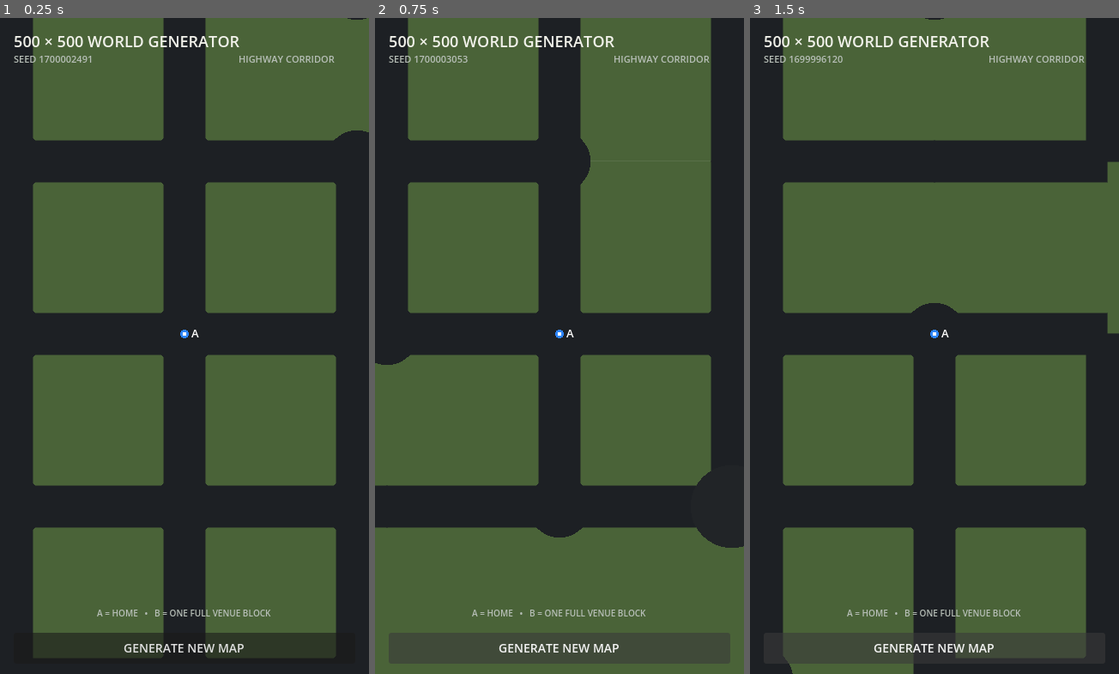
Above: before the commit, frames 1-3 (left to right).
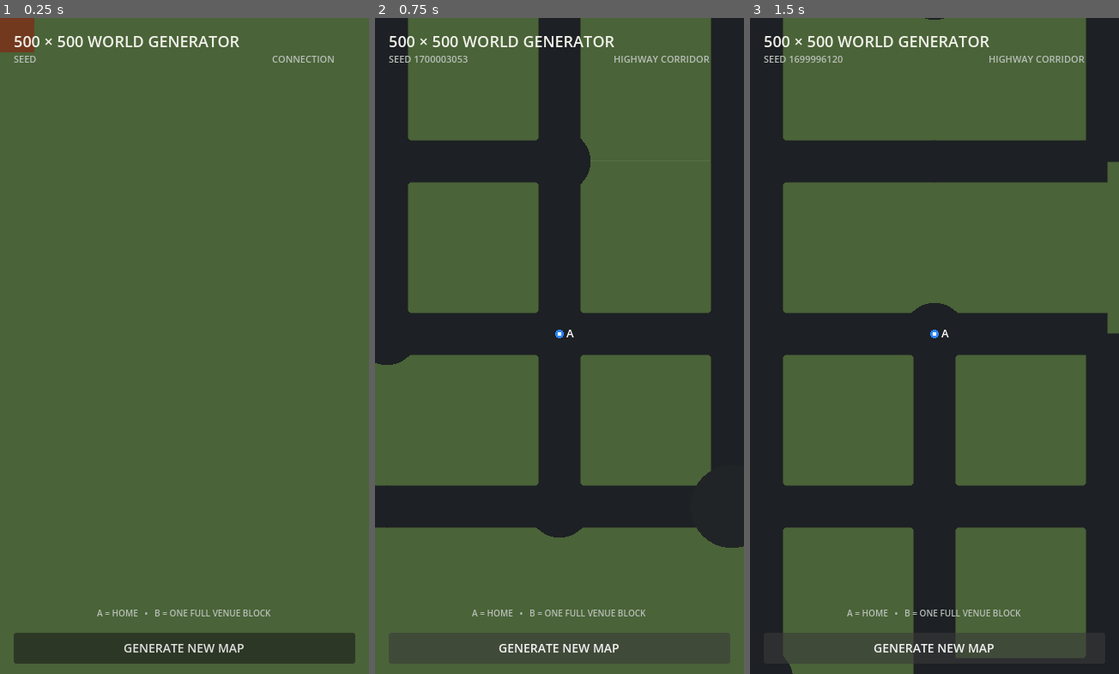
Above: after the commit, the same moments.

Repository: patrickcallahancomedy/comedian
Game: Godot game, scene res://scenes/drive/grid_world_prototype.tscn
The game is run twice, just before and just after one commit, with the same random seed, the same clock (stepped at 60 frames per second) and the same inputs. This scene is started directly instead of the project's main scene.
Inputs:
- Up to frame 1 (0.25 s): no input
- Up to frame 2 (0.75 s): click "GENERATE NEW MAP" at 0.5 s
- Up to frame 3 (1.5 s): click "GENERATE NEW MAP" at 1.25 s

The runs differ from the first frame. In frame 1, 44% of the frame differs, in the area x 0-100%, y 0-100%; in frame 2, nothing differs; in frame 3, nothing differs.
Error after the commit: Invalid access to property or key 'pressed' on a base object of type 'null instance'. (res://scripts/drive/grid_world_map.gd:40)

Commit message:
Add whole-map and zoom view toggle

Diff:
--- a/godot/scripts/drive/grid_world_map.gd
+++ b/godot/scripts/drive/grid_world_map.gd
@@ -26,14 +26,19 @@
 var actual_seed := 0
 var map_scale := 1.0
 var map_origin := Vector2.ZERO
+var show_whole_map := false
 
 @onready var seed_label: Label = $"../SeedLabel"
 @onready var mode_label: Label = $"../ModeLabel"
 @onready var new_map_button: Button = $"../NewMapButton"
+@onready var whole_map_button: Button = $"../SettingsBox/Layout/WholeMapButton"
+@onready var zoom_map_button: Button = $"../SettingsBox/Layout/ZoomMapButton"
 
 
 func _ready() -> void:
 	new_map_button.pressed.connect(_new_map)
+	whole_map_button.pressed.connect(_show_whole_map)
+	zoom_map_button.pressed.connect(_show_zoom_map)
 	resized.connect(_refresh_layout)
 	_generate()
 	call_deferred("_refresh_layout")
@@ -42,6 +47,16 @@
 func _new_map() -> void:
 	world_seed = 0
 	_generate()
+
+
+func _show_whole_map() -> void:
+	show_whole_map = true
+	queue_redraw()
+
+
+func _show_zoom_map() -> void:
+	show_whole_map = false
+	queue_redraw()
 
 
 func _generate() -> void:
@@ -104,8 +119,26 @@
 		size.y - TOP_MARGIN - BOTTOM_MARGIN
 	)
 
-	# Scale study only: keep the exact generated world, but magnify it until
-	# roughly two neighborhood blocks span the playable width.
+	if show_whole_map:
+		var available := minf(
+			available_width,
+			available_height
+		)
+		map_scale = available / float(generator.GRID_SIZE)
+
+		var map_size := Vector2.ONE * (
+			float(generator.GRID_SIZE) * map_scale
+		)
+		map_origin = Vector2(
+			(size.x - map_size.x) * 0.5,
+			TOP_MARGIN + (
+				available_height - map_size.y
+			) * 0.5
+		)
+		return
+
+	# Same generated map, only magnified until roughly two neighborhood
+	# blocks span the playable width. No regeneration happens on view change.
 	var visible_world_width := (
 		float(generator.NEIGHBORHOOD_SPACING)
 		* VISIBLE_NEIGHBORHOOD_BLOCKS
